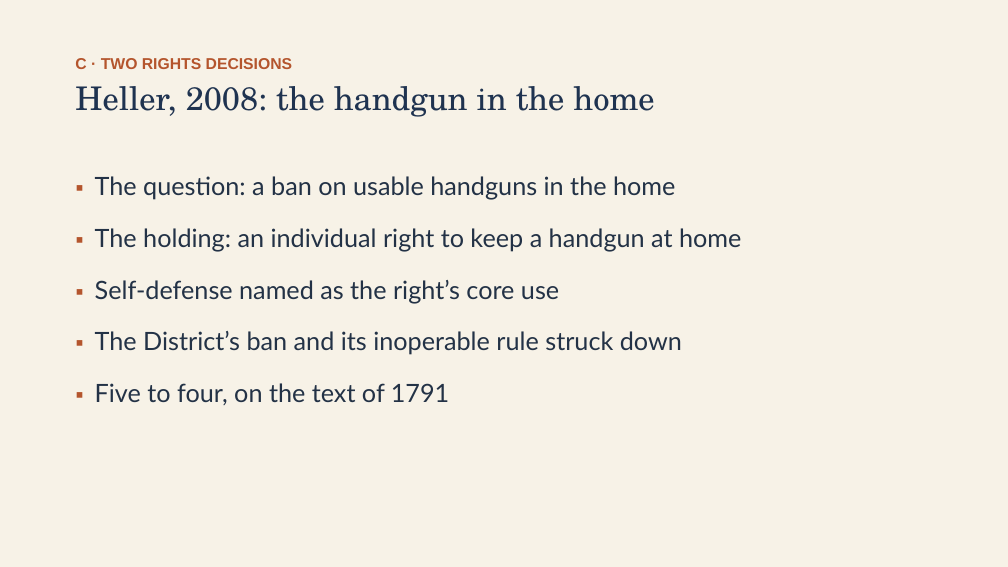
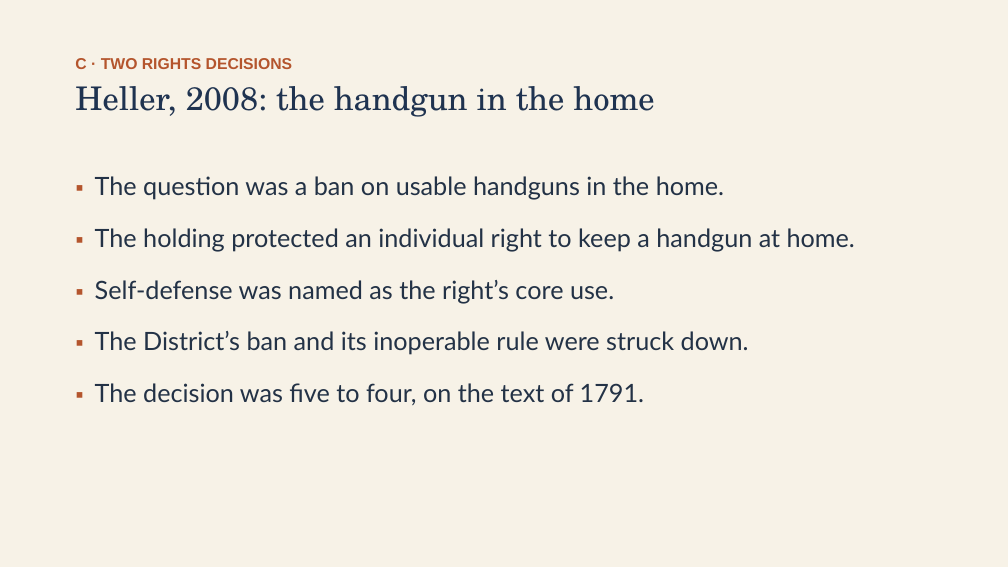
Before and after one commit to ab17gthb/humanities-curriculum-group, a slide deck: slide 10 of modern-america/lesson-08/lesson-08-slides.pptx. Drawn at 1008x567 pixels with LibreOffice and Linux fonts; fonts in the diff are those of the drawing. Boxes give left, top, right and bottom in pixels: in the first picture for what was removed or moved away, otherwise in the second. Text is boxed around its words. In the diff, an @@ line names an element or a change of style, - is before the commit and + after.

```diff
--- a/modern-america/lesson-08/lesson-08-slides.pptx
+++ b/modern-america/lesson-08/lesson-08-slides.pptx
@@ text at <box>95,176,855,405</box>: text changed @@
-▪ The question: a ban on usable handguns in the home
-▪ The holding: an individual right to keep a handgun at home
-▪ Self-defense named as the right’s core use
-▪ The District’s ban and its inoperable rule struck down
-▪ Five to four, on the text of 1791
+▪ The question was a ban on usable handguns in the home.
+▪ The holding protected an individual right to keep a handgun at home.
+▪ Self-defense was named as the right’s core use.
+▪ The District’s ban and its inoperable rule were struck down.
+▪ The decision was five to four, on the text of 1791.
```
Also in this commit, not shown: 8 other slides changed, 6 other files.
